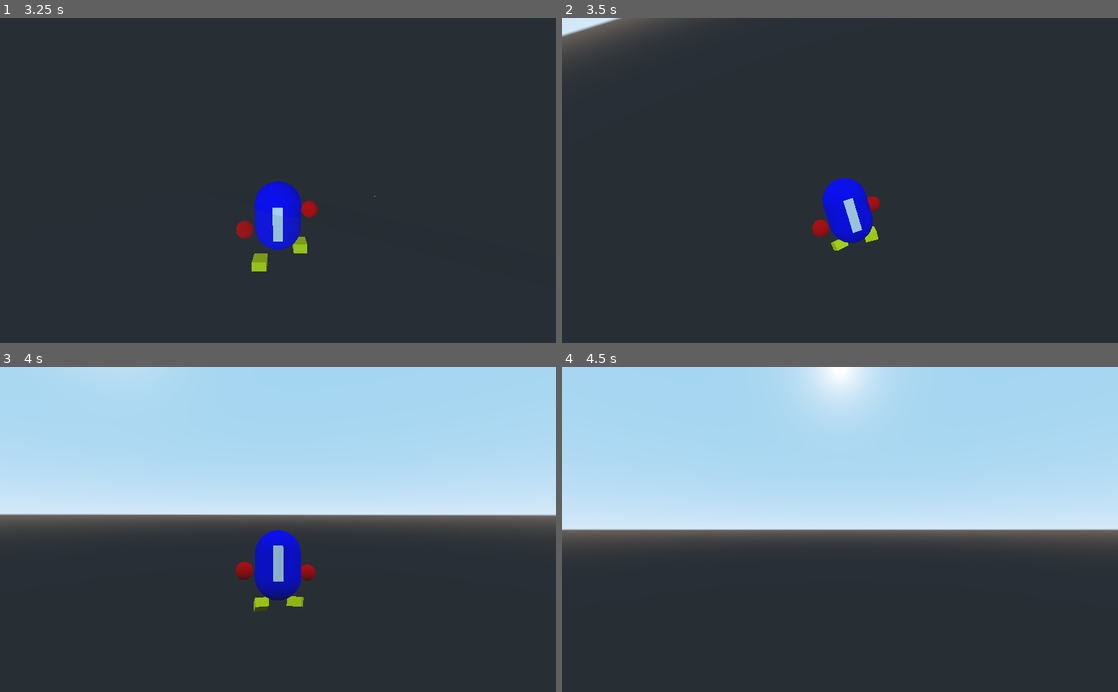
Above: before the commit, frames 1-4 (two rows, left to right).
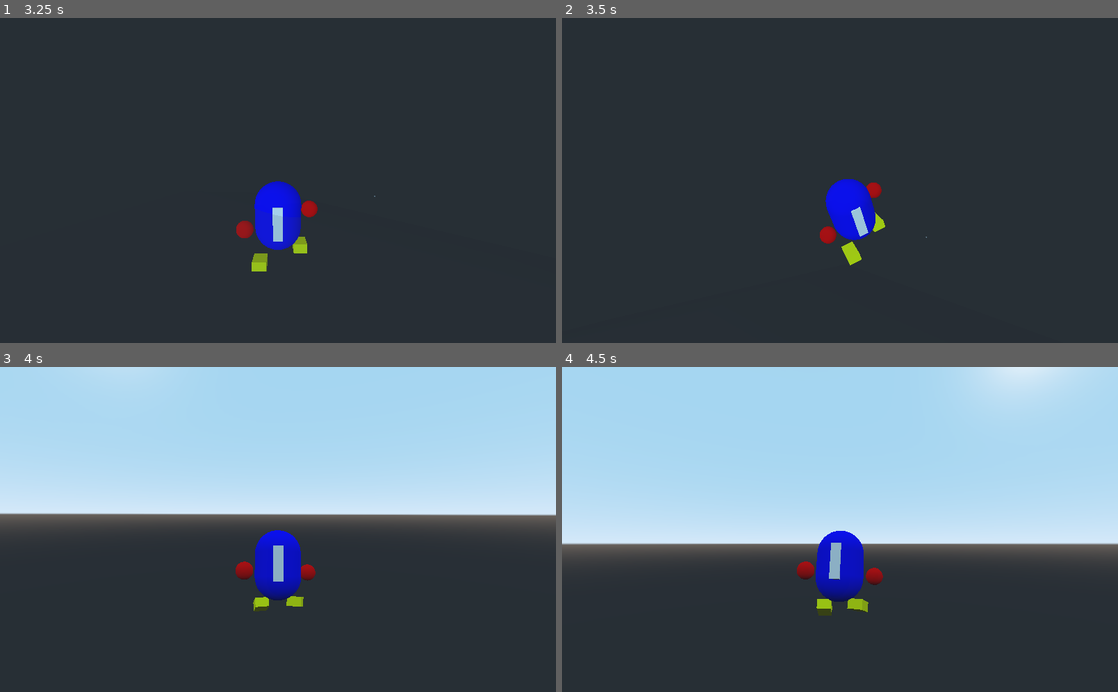
Above: after the commit, the same moments.

Repository: Sacristan/ASStro
Game: Godot game, scene res://scenes/levels/level1.tscn
Same seed, same stepped clock (60 frames per second), same inputs: the game is played once before the commit and once after it. The engine's default icon, where the game draws it, is replaced by a stand-in: a white triangle on a blue panel in a dark square.
Inputs (mouse positions are in pixels of both pictures, inside the frame that each line leads up to):
- Up to frame 1 (3.25 s): move the mouse to (305, 180) at 0.52 s; hold W (move_forward) from 0.53 s (still down); right-click (305, 180) at 0.6 s; click (305, 180) at 0.77 s; move the mouse to (250, 180) at 1.27 s; right-click (250, 180) at 1.35 s; click (250, 180) at 1.52 s; move the mouse to (289, 174) at 2.02 s; right-click (289, 174) at 2.1 s; move the mouse to (272, 187) at 2.77 s; right-click (272, 187) at 2.85 s; click (272, 187) at 3.02 s
- Up to frame 2 (3.5 s): keep holding W (move_forward)
- Up to frame 3 (4 s): keep holding W (move_forward); move the mouse to (316, 532) at 3.52 s; right-click (316, 532) at 3.6 s; click (316, 532) at 3.77 s
- Up to frame 4 (4.5 s): keep holding W (move_forward); move the mouse to (795, 526) at 4.27 s; right-click (795, 526) at 4.35 s

Frame 1 is identical in both runs. In frame 2, 2.6% of the frame differs, in the area x 0-66%, y 0-77%; in frame 3, 0.4%; in frame 4, 12%, in the area x 0-100%, y 0-77%.

Commit message:
increase explosion time to 5

Diff:
--- a/AstroSomething/scenes/actors/props/Dynamite.tscn
+++ b/AstroSomething/scenes/actors/props/Dynamite.tscn
@@ -4,7 +4,6 @@
 
 [node name="Dynamite" type="Spatial"]
 script = ExtResource( 1 )
-explosionTimeout = 1.0
 
 [node name="CSGBox" type="CSGBox" parent="."]
 transform = Transform( 0.5, 0, 0, 0, 0.5, 0, 0, 0, 1, 0, 0, 0 )
